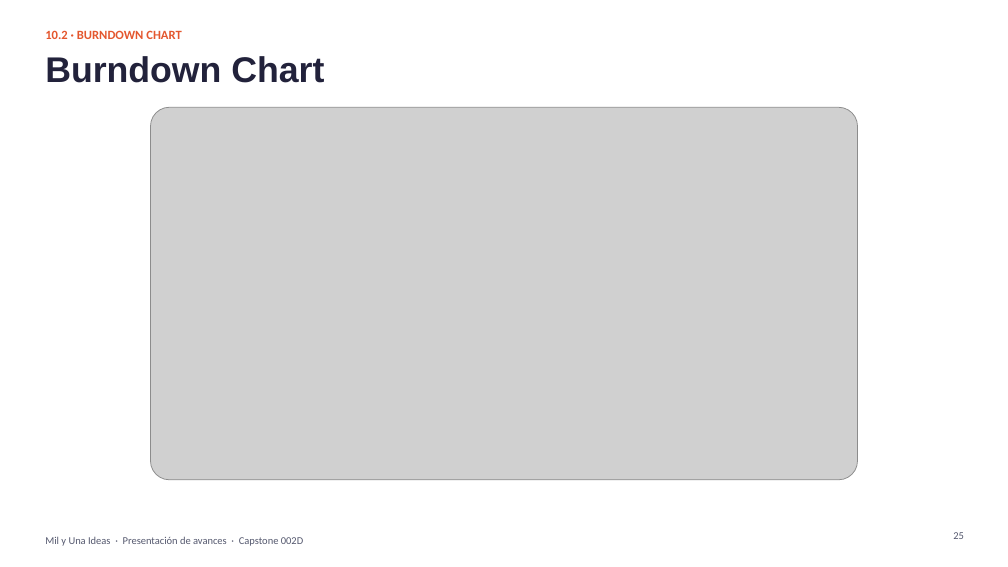
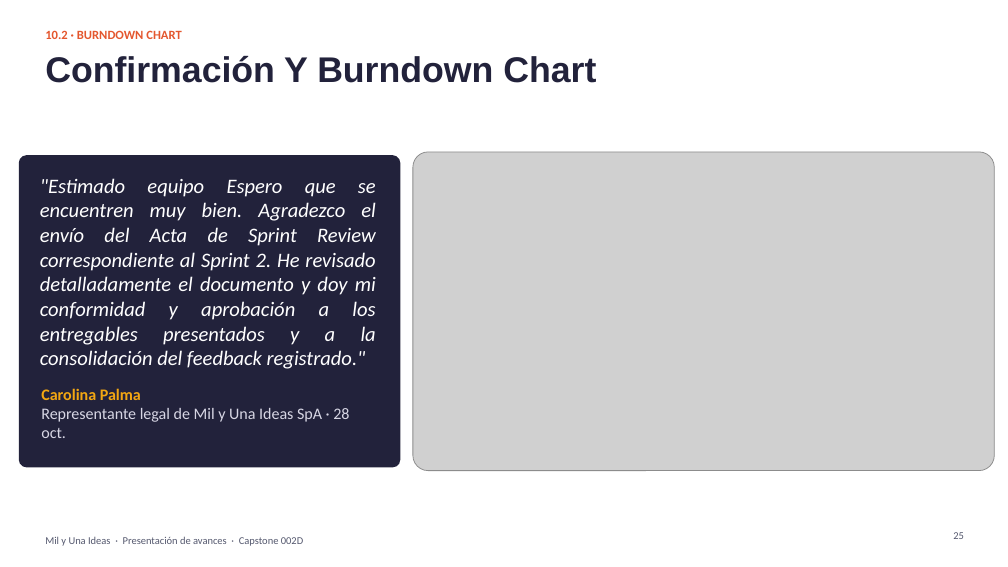
Before and after one commit to smaravena/Capstone_002D_Grupo_10, a slide deck: slide 25 of Fase 2/Evidencias Proyecto/Presentación Proyecto.pptx. Drawn at 1008x567 pixels with LibreOffice and Linux fonts; fonts in the diff are those of the drawing; grey boxes stand for pictures. Boxes give left, top, right and bottom in pixels: in the first picture for what was removed or moved away, otherwise in the second. Text is boxed around its words. In the diff, an @@ line names an element or a change of style, - is before the commit and + after.

```diff
--- a/Fase 2/Evidencias Proyecto/Presentación Proyecto.pptx
+++ b/Fase 2/Evidencias Proyecto/Presentación Proyecto.pptx
@@ title at [45,56,596,83]: text changed @@
-Burndown Chart
+Confirmación Y Burndown Chart
@@ picture removed at [150,107,858,480] @@
@@ rounded rectangle added at [19,155,401,467], fill #22223B @@
@@ text added at [40,178,376,369], 19.6 pt, text #FFFFFF, italic @@
+"Estimado equipo Espero que se encuentren muy bien. Agradezco el envío del Acta de Sprint Review correspondiente al Sprint 2. He revisado detalladamente el documento y doy mi conformidad y aprobación a los entregables presentados y a la consolidación del feedback registrado."
@@ picture added at [413,152,994,471] @@
@@ text added at [41,388,349,438], 15.2 pt, text #D7D6E4 @@
+Carolina Palma
+Representante legal de Mil y Una Ideas SpA · 28 oct.
```
Also in this commit, not shown: 7 other slides changed, 5 slides added, 1 slide removed, 8 other files.
